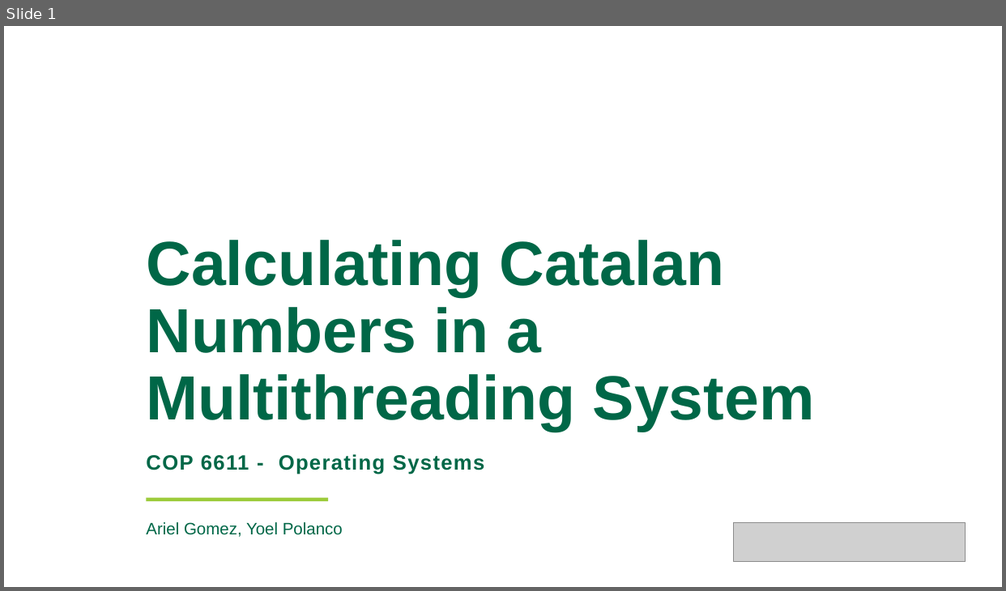
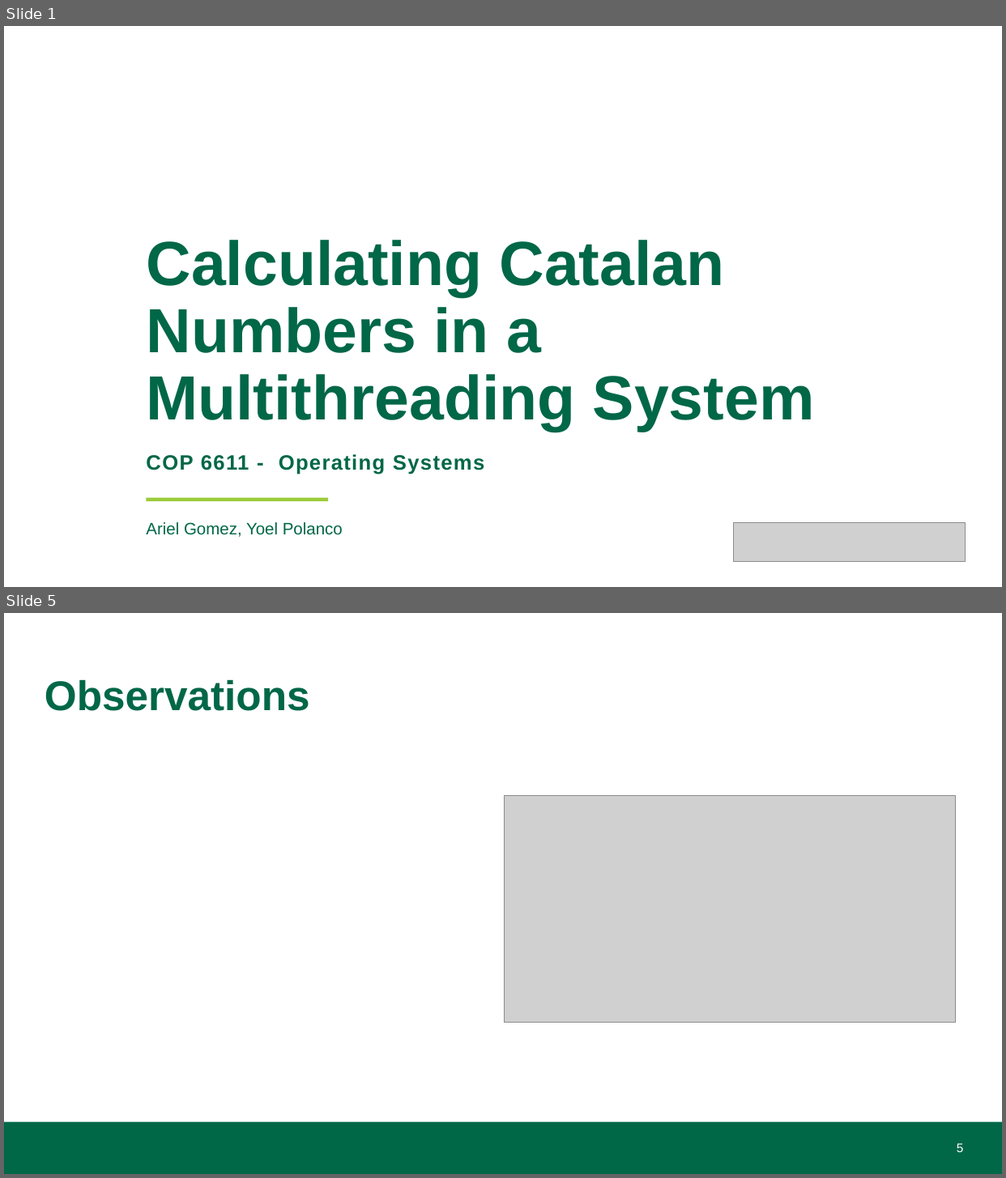
Before and after one commit to KS-AO-HUB/OS-Group-Project, a slide deck: catalan.pptx. Shown one above the other, each under a label of ours: slide 1 before the commit, slides 1 and 5 after it; the slides between them are not shown. The pictures are 1006x591 and 1006x1178 pixels, drawn with LibreOffice and Linux fonts; fonts in the diff are those of the drawing; grey boxes stand for pictures; background and template pictures are left out. Boxes give left, top, right and bottom in pixels: in the first picture for what was removed or moved away, otherwise in the second. Text is boxed around its words. In the diff, an @@ line names an element or a change of style, - is before the commit and + after.

```diff
--- a/catalan.pptx
+++ b/catalan.pptx
@@ slide 5 added at (x1=4, y1=613, x2=1002, y2=1174), background #FFFFFF @@
@@ title added at (x1=44, y1=679, x2=310, y2=711), 40 pt, text #006747, bold @@
+Observations
@@ picture added at (x1=504, y1=796, x2=957, y2=1023) @@
@@ rectangle added at (x1=4, y1=1122, x2=1002, y2=1174), fill #006747 @@
@@ page number added at (x1=957, y1=1144, x2=964, y2=1152), 12 pt, text #FFFFFF @@
+5
```
Also in this commit, not shown: 8 slides changed, 3 other slides added, 2 slides removed, 1 other file.
